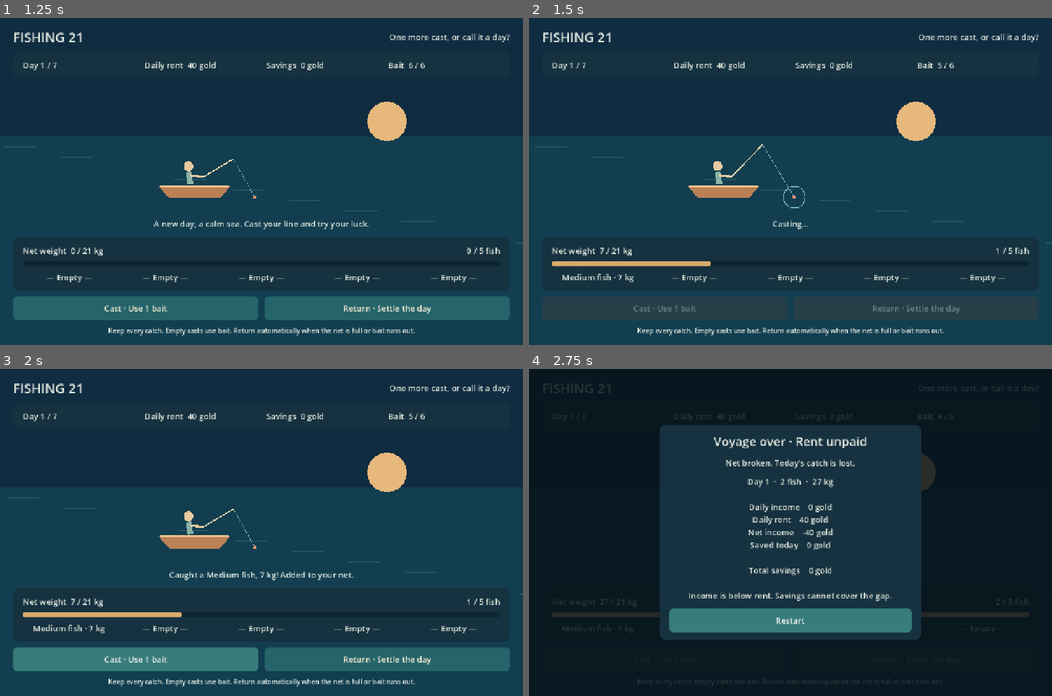
Above: before the commit, frames 1-4 (two rows, left to right).
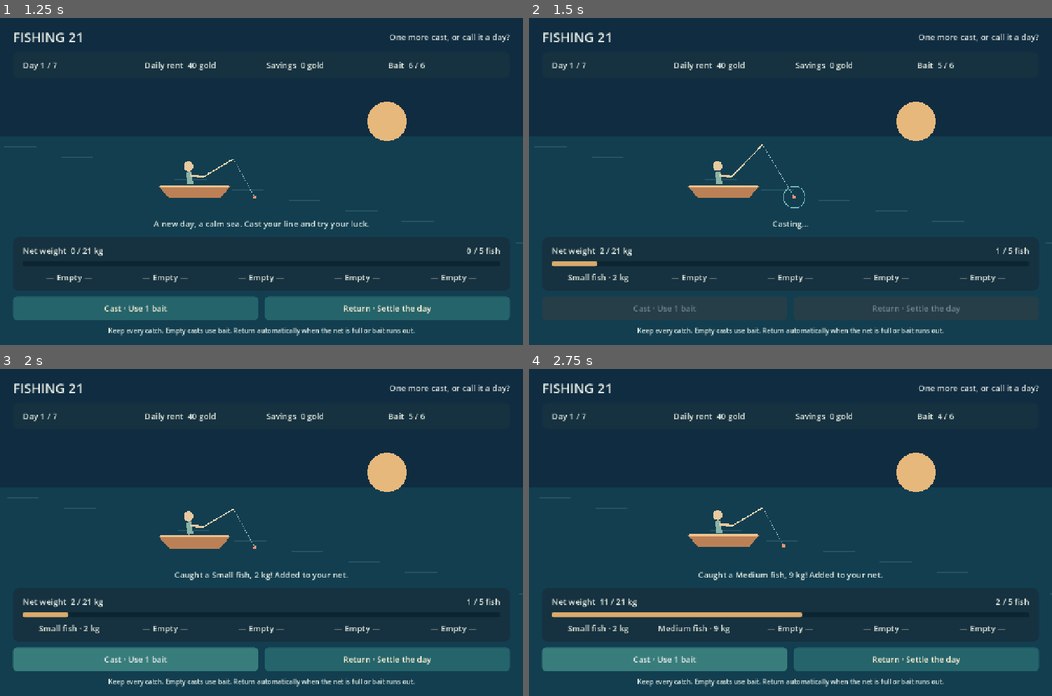
Above: after the commit, the same moments.

Repository: Peggyyyyyyyy123/fishing-21
Game: Godot game, scene res://scenes/main.tscn
Two runs of this game, one before a commit and one after it. Both use one fixed random seed, a clock stepped at 60 frames per second and the inputs below.
Inputs:
- Up to frame 1 (1.25 s): click "Start your 7-day voyage" at 0.5 s
- Up to frame 2 (1.5 s): click "Cast · Use 1 bait" at 1.25 s
- Up to frame 3 (2 s): no input
- Up to frame 4 (2.75 s): click "Cast · Use 1 bait" at 2 s

Frame 1 is identical in both runs. In frame 2, 0.5% of the frame differs, in the area x 6-35%, y 70-81%; in frame 3, 0.9%; in frame 4, 74%, in the area x 0-100%, y 0-100%.

Commit message:
Stage 2: finite daily sea and next-cast forecast
Stage 1 playtests showed that players could not judge whether to cast again
because the sea had no visible state. Each day now stocks sea_pool_size
outcomes from the existing distribution and draws without replacement.

- SeaPoolCatchSource: new CatchSource implementation (LSP: same draw contract)
- CatchSource: optional read-only queries for odds and remaining counts
- CatchForecast: exact break/perfect/empty odds from public information
- GameSession chooses the default source in one place; sea_pool_size = 0
  restores Stage 1 independent draws

Settlement, net, bait and progression rules are unchanged.

Co-Authored-By: Claude Opus 5.5 <noreply@anthropic.com>

Diff:
--- a/config/default_game_config.tres
+++ b/config/default_game_config.tres
@@ -52,5 +52,6 @@
 price_per_kg = 10
 perfect_multiplier = 2
 bust_income = 0
+sea_pool_size = 12
 daily_quotas = Array[int]([40, 50, 60, 70, 80, 90, 100])
 fish_definitions = Array[ExtResource("2_definition")]([SubResource("Empty"), SubResource("Small"), SubResource("Medium"), SubResource("Large"), SubResource("Huge")])
--- a/config/game_config.gd
+++ b/config/game_config.gd
@@ -8,6 +8,8 @@
 @export var price_per_kg: int = 10
 @export var perfect_multiplier: int = 2
 @export var bust_income: int = 0
+## Outcomes stocked in each day's visible sea, drawn without replacement. 0 = independent draws.
+@export var sea_pool_size: int = 12
 @export var daily_quotas: Array[int] = [40, 50, 60, 70, 80, 90, 100]
 @export var fish_definitions: Array[FishDefinition] = []
 
@@ -23,6 +25,8 @@
 		errors.append("Net capacity, bait and weight limit must be positive.")
 	if price_per_kg < 1 or perfect_multiplier < 1 or bust_income < 0:
 		errors.append("Price and multiplier must be positive; bust income cannot be negative.")
+	if sea_pool_size < 0 or (sea_pool_size > 0 and sea_pool_size < bait_per_day):
+		errors.append("Sea pool size must be 0 (independent draws) or at least the daily bait.")
 	if daily_quotas.is_empty():
 		errors.append("At least one daily quota is required.")
 	for quota in daily_quotas:
--- /dev/null
+++ b/domain/catch_forecast.gd
@@ -0,0 +1,57 @@
+class_name CatchForecast
+extends RefCounted
+## Exact odds for the next cast, from the source's outcome chances and each
+## outcome's uniform integer weight range. Uses only information shown to the player.
+
+var _bust_chance: float = 0.0
+var _perfect_chance: float = 0.0
+var _empty_chance: float = 0.0
+var _room_kg: int = 0
+
+
+static func calculate(
+	definitions: Array[FishDefinition],
+	chances: Dictionary,
+	current_weight_kg: int,
+	weight_cap_kg: int,
+) -> CatchForecast:
+	if chances.is_empty():
+		return null
+	var forecast := CatchForecast.new()
+	var room := weight_cap_kg - current_weight_kg
+	forecast._room_kg = room
+	for definition in definitions:
+		var chance: float = chances.get(definition.species_id, 0.0)
+		if chance <= 0.0:
+			continue
+		if definition.is_empty_catch:
+			forecast._empty_chance += chance
+			continue
+		var count := definition.max_weight_kg - definition.min_weight_kg + 1
+		# Weights strictly above the remaining room break the net.
+		var over := clampi(definition.max_weight_kg - maxi(room, definition.min_weight_kg - 1), 0, count)
+		forecast._bust_chance += chance * over / count
+		if room >= definition.min_weight_kg and room <= definition.max_weight_kg:
+			forecast._perfect_chance += chance / count
+	return forecast
+
+
+func get_bust_chance() -> float:
+	return _bust_chance
+
+
+func get_perfect_chance() -> float:
+	return _perfect_chance
+
+
+func get_empty_chance() -> float:
+	return _empty_chance
+
+
+func get_safe_chance() -> float:
+	return 1.0 - _bust_chance
+
+
+## Kilograms that can still be added without breaking the net.
+func get_room_kg() -> int:
+	return _room_kg
--- a/domain/catch_source.gd
+++ b/domain/catch_source.gd
@@ -4,3 +4,19 @@
 ## Returns a valid, positive-weight fish, or null for an empty catch.
 
 @abstract func draw() -> Fish
+
+
+## Chance of each outcome on the next draw (species_id -> probability).
+## An empty dictionary means the odds are not known to the player.
+func get_next_draw_chances() -> Dictionary:
+	return {}
+
+
+## Stocked outcome counts for a finite sea; empty for sources without a pool.
+func get_initial_counts() -> Dictionary:
+	return {}
+
+
+## Outcome counts still in a finite sea; empty for sources without a pool.
+func get_remaining_counts() -> Dictionary:
+	return {}
--- a/domain/fishing_day.gd
+++ b/domain/fishing_day.gd
@@ -56,6 +56,18 @@
 	return _net.get_fish()
 
 
+func get_next_cast_chances() -> Dictionary:
+	return {} if _catch_source == null else _catch_source.get_next_draw_chances()
+
+
+func get_sea_initial_counts() -> Dictionary:
+	return {} if _catch_source == null else _catch_source.get_initial_counts()
+
+
+func get_sea_remaining_counts() -> Dictionary:
+	return {} if _catch_source == null else _catch_source.get_remaining_counts()
+
+
 func can_cast() -> bool:
 	return (
 		_catch_source != null
--- a/domain/game_session.gd
+++ b/domain/game_session.gd
@@ -45,7 +45,7 @@
 		return false
 	var source := catch_source
 	if source == null:
-		source = RandomCatchSource.new(_config)
+		source = _create_default_source()
 	_current_day = FishingDay.new(
 		_day_number,
 		_config.daily_quotas[_day_number - 1],
@@ -56,6 +56,14 @@
 	)
 	_state = State.DAY_ACTIVE
 	return true
+
+
+func _create_default_source() -> CatchSource:
+	# The only place that chooses a concrete source; FishingDay and settlement depend on CatchSource.
+	# Tests and demonstrations bypass this by passing their own source to start_day().
+	if _config.sea_pool_size > 0:
+		return SeaPoolCatchSource.new(_config)
+	return RandomCatchSource.new(_config)
 
 
 func get_state() -> State:
@@ -79,6 +87,18 @@
 
 func get_current_day() -> FishingDay:
 	return _current_day
+
+
+## Odds of the next cast during an active day; null when unknown or no cast is pending.
+func get_next_cast_forecast() -> CatchForecast:
+	if get_state() != State.DAY_ACTIVE or not _current_day.can_cast():
+		return null
+	return CatchForecast.calculate(
+		_config.fish_definitions,
+		_current_day.get_next_cast_chances(),
+		_current_day.get_total_weight_kg(),
+		_config.weight_cap_kg,
+	)
 
 
 func get_start_errors() -> PackedStringArray:
--- a/domain/random_catch_source.gd
+++ b/domain/random_catch_source.gd
@@ -30,6 +30,13 @@
 	)
 
 
+func get_next_draw_chances() -> Dictionary:
+	var chances := {}
+	for definition in _definitions:
+		chances[definition.species_id] = maxf(definition.probability, 0.0) / _probability_sum
+	return chances
+
+
 func _pick_definition(roll: float) -> FishDefinition:
 	assert(roll >= 0.0 and roll < 1.0, "Roll must be in [0, 1).")
 	# Normalise sums within configuration tolerance to avoid an unassigned tail.
--- /dev/null
+++ b/domain/sea_pool_catch_source.gd
@@ -0,0 +1,90 @@
+class_name SeaPoolCatchSource
+extends CatchSource
+## A finite daily sea. Outcomes are stocked at dawn and drawn without replacement,
+## so every cast changes the odds of the next one. The stocked counts are public
+## information; a fish's exact weight is rolled within its range when it is caught.
+
+var _definitions: Array[FishDefinition] = []
+var _initial_counts: Dictionary = {}
+var _remaining_counts: Dictionary = {}
+var _rng: RandomNumberGenerator
+
+
+## `stocked_counts` (species_id -> count) replaces random stocking, for tests and scripted days.
+func _init(config: GameConfig, rng: RandomNumberGenerator = null, stocked_counts: Dictionary = {}) -> void:
+	assert(config != null and config.validate().is_empty(), "Sea pool requires validated configuration.")
+	_rng = rng if rng != null else RandomNumberGenerator.new()
+	if rng == null:
+		_rng.randomize()
+	for definition in config.fish_definitions:
+		_definitions.append(definition.duplicate(true) as FishDefinition)
+		_initial_counts[definition.species_id] = 0
+	if stocked_counts.is_empty():
+		_stock(config.sea_pool_size)
+	else:
+		for species_id in stocked_counts:
+			assert(_initial_counts.has(species_id), "Unknown species in stocked counts: %s" % species_id)
+			_initial_counts[species_id] = maxi(int(stocked_counts[species_id]), 0)
+	_remaining_counts = _initial_counts.duplicate()
+
+
+func draw() -> Fish:
+	var total := get_remaining_total()
+	if total <= 0:
+		# Validation keeps the pool at least as large as daily bait; a drained sea yields nothing.
+		return null
+	var pick := _rng.randi_range(0, total - 1)
+	for definition in _definitions:
+		var count: int = _remaining_counts[definition.species_id]
+		if pick < count:
+			_remaining_counts[definition.species_id] = count - 1
+			if definition.is_empty_catch:
+				return null
+			return Fish.new(definition.species_id, _rng.randi_range(definition.min_weight_kg, definition.max_weight_kg))
+		pick -= count
+	return null
+
+
+func get_next_draw_chances() -> Dictionary:
+	var chances := {}
+	var total := get_remaining_total()
+	if total <= 0:
+		return chances
+	for definition in _definitions:
+		chances[definition.species_id] = float(_remaining_counts[definition.species_id]) / total
+	return chances
+
+
+func get_initial_counts() -> Dictionary:
+	return _initial_counts.duplicate()
+
+
+func get_remaining_counts() -> Dictionary:
+	return _remaining_counts.duplicate()
+
+
+func get_remaining_total() -> int:
+	var total := 0
+	for species_id in _remaining_counts:
+		total += _remaining_counts[species_id]
+	return total
+
+
+func _stock(pool_size: int) -> void:
+	# Each entry follows the configured catch distribution, so a single draw keeps
+	# the same overall odds while each day gets its own visible sea.
+	var probability_sum := 0.0
+	for definition in _definitions:
+		probability_sum += maxf(definition.probability, 0.0)
+	for index in range(pool_size):
+		var target := minf(_rng.randf(), 1.0 - 1e-12) * probability_sum
+		var cumulative := 0.0
+		var picked: FishDefinition
+		for definition in _definitions:
+			if definition.probability <= 0.0:
+				continue
+			picked = definition
+			cumulative += definition.probability
+			if target < cumulative:
+				break
+		_initial_counts[picked.species_id] += 1
Not shown, added: domain/catch_forecast.gd.uid
Not shown, added: domain/sea_pool_catch_source.gd.uid
